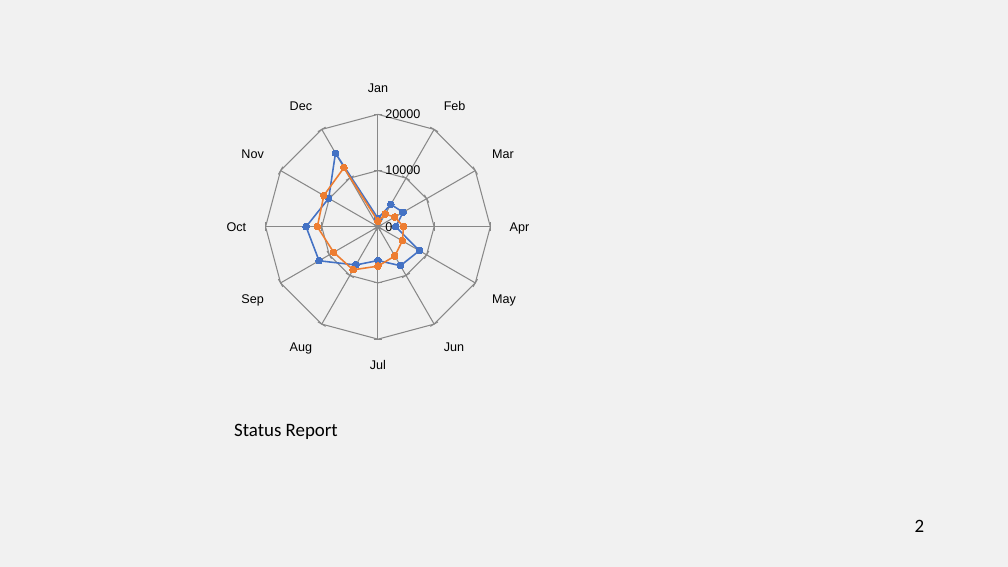
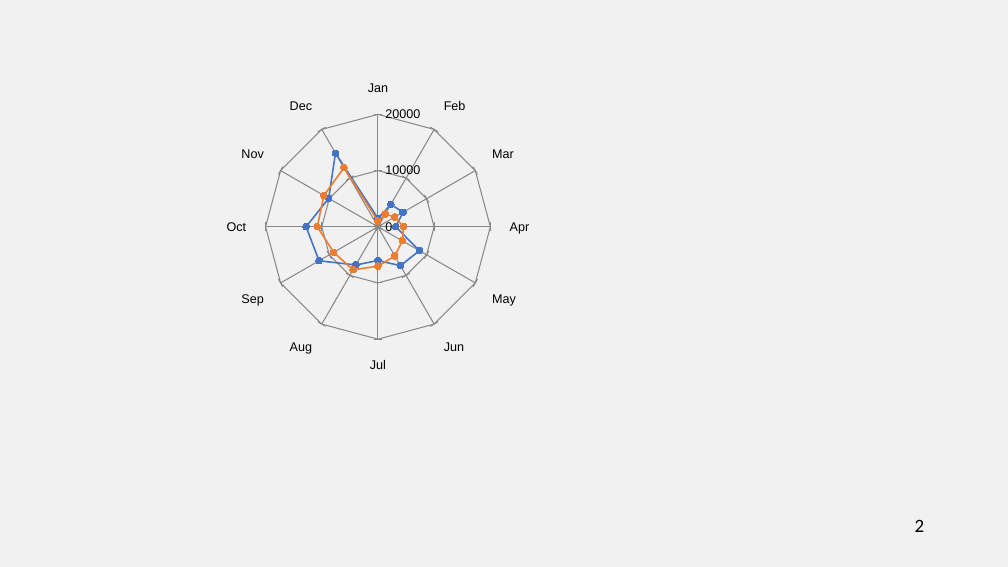
Before and after one commit to emptist/converts, a slide deck: slide 2 of Gen-PowerPoint-Demo.pptx. Drawn at 1008x567 pixels with LibreOffice and Linux fonts; fonts in the diff are those of the drawing; background and template pictures are left out. Boxes give left, top, right and bottom in pixels: in the first picture for what was removed or moved away, otherwise in the second. Text is boxed around its words. In the diff, an @@ line names an element or a change of style, - is before the commit and + after.

```diff
--- a/Gen-PowerPoint-Demo.pptx
+++ b/Gen-PowerPoint-Demo.pptx
@@ text removed at (234, 423, 338, 439) @@
-Status Report
```
Also in this commit, not shown: 1 other slide changed, 1 other file.
